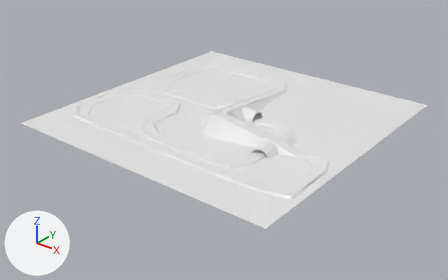
What one commit did to the glTF model models/course.gltf.
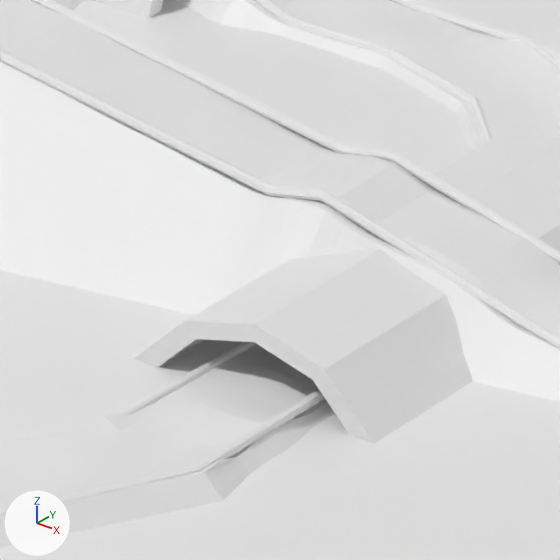
Old and new are each drawn whole from a 50 mm camera at (66.8, -85.5, 46.9) aimed at (0.5, -2.7, -4.5) and again close up on the part from 53% to 64% of the width and 43% to 60% of the height. Arrows for +X, +Y and +Z are at lower left; the lights stay in place. Where no turn or scale is listed for an object, it has been applied to the vertices. Vertices at the same position are counted once.

In view in the first close-up: 'Course', '円', '円.001', '円.011', '平面.001'.
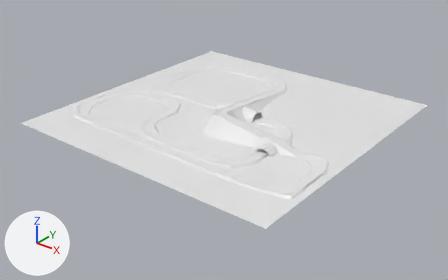
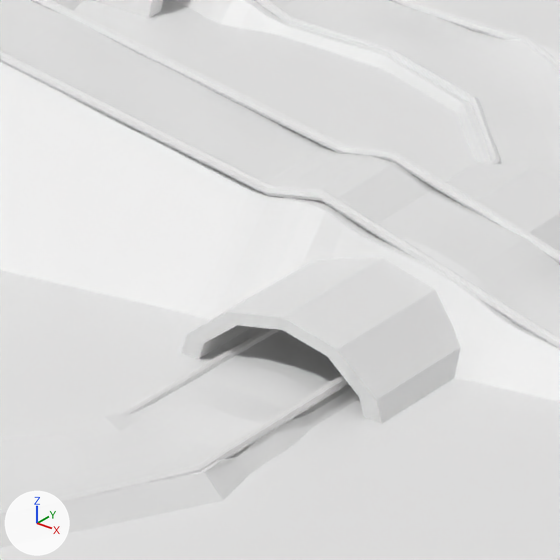
What differs and where, as boxes [x1, y1, x2, y2] in the close-ups (560 x 560 px):
'円.001', reshaped, moved, turned: before [134, 136, 560, 444]; after [93, 0, 163, 18]
'円', moved, turned, rescaled: before [93, 0, 163, 18]; after [181, 163, 560, 424]

Patch to the scene script:
```diff
--- a/models/course.gltf.py
+++ b/models/course.gltf.py
@@ me_円_001 @@
 # used by ob_円_001; location = (14.4, -10.45, -1.21); rotation_euler = (1.571, 1.571, 0.0), in degrees (90, 90, 0)
-me_円_001.from_pydata(...)  # 28 vertices, 52 faces; spans x -2.28..0.12, y -2.4..2.4, z -7.85..0.0
+me_円_001.from_pydata(...)  # 36 vertices, 68 faces; spans x -2.0..1.0, y -2.0..2.0, z -8.5..0.0
+# me_円_001 part 1
+# 13 vertices are removed from x -2.28..0.12, y -2.4..2.08, z -7.85..0.0
+# 43 faces are deleted
+# 8 vertices move from x -2.28..0.12, y -2.4..2.4, z -7.85..0.0 to x -1.75..1.0, y -1.64..1.73, z -8.5..0.0
+# 8 vertices are added at x -0.11..1.0, y -1.73..1.64, z -8.5..0.0
+# 13 new vertices lie (0.0, 0.0, -8.5) away from vertices in x -2.28..0.12, y -2.08..2.4, z 0.0
+# 59 new faces join them
@@ ob_円 @@
 ob_円 = bpy.data.objects.new('円', me_円)
-ob_円.location = (5.51, 1.04, -0.56)
-ob_円.rotation_euler = (0.0, 1.571, 0.0)  # degrees (0, 90, 0)
+ob_円.location = (14.48, -3.6, -0.56)
+ob_円.rotation_euler = (-1.571, 1.571, 0.0)  # degrees (-90, 90, 0)
+ob_円.scale = (0.77, 0.94, 0.74)
@@ ob_円_001 @@
 ob_円_001 = bpy.data.objects.new('円.001', me_円_001)
-ob_円_001.location = (14.4, -10.45, -1.21)
-ob_円_001.rotation_euler = (1.571, 1.571, 0.0)  # degrees (90, 90, 0)
+ob_円_001.location = (5.51, 1.04, -0.56)
+ob_円_001.rotation_euler = (0.0, 1.571, 0.0)  # degrees (0, 90, 0)
```
